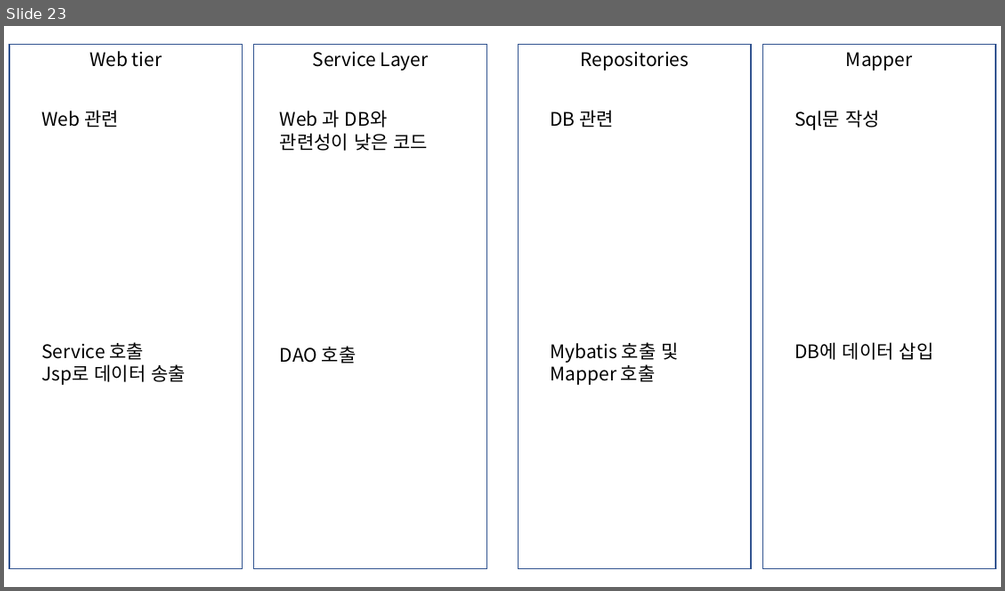
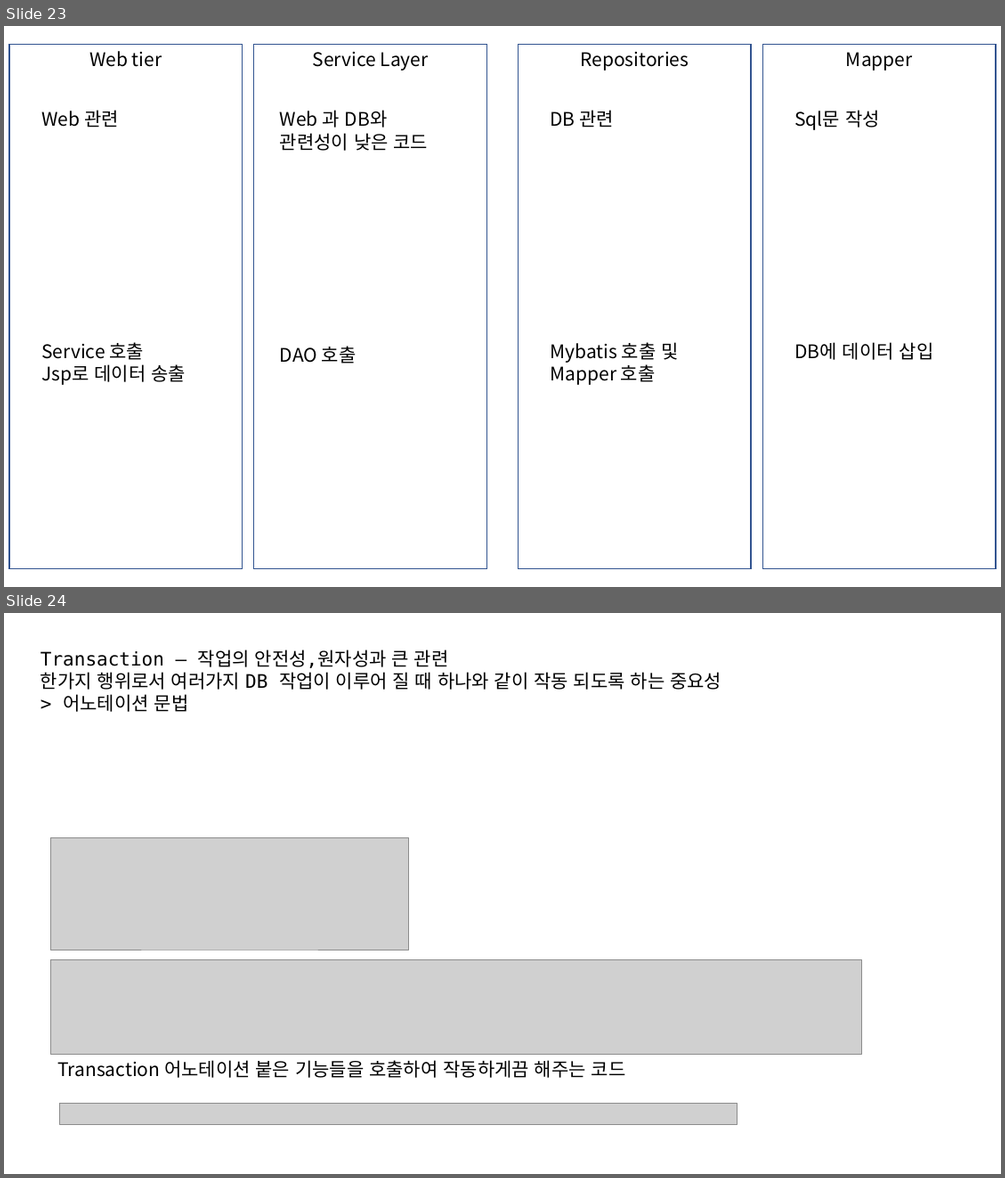
Before and after one commit to HSungJun/AfterSemi, a slide deck: STSWorkspace/Spring.pptx. Shown one above the other, each under a label of ours: slide 23 before the commit, slides 23 and 24 after it. The pictures are 1005x591 and 1005x1178 pixels, drawn with LibreOffice and Linux fonts; fonts in the diff are those of the drawing; grey boxes stand for pictures. Boxes give left, top, right and bottom in pixels: in the first picture for what was removed or moved away, otherwise in the second. Text is boxed around its words. In the diff, an @@ line names an element or a change of style, - is before the commit and + after.

```diff
--- a/STSWorkspace/Spring.pptx
+++ b/STSWorkspace/Spring.pptx
@@ slide 24 added at (4,613,1001,1174), background #FFFFFF @@
@@ text added at (40,649,721,712), 18 pt, text #000000 @@
+Transaction – 작업의 안전성,원자성과 큰 관련
+한가지 행위로서 여러가지 DB 작업이 이루어 질 때 하나와 같이 작동 되도록 하는 중요성
+> 어노테이션 문법
@@ picture added at (50,837,409,949) @@
@@ picture added at (50,960,862,1054) @@
@@ text added at (57,1060,626,1078), 18 pt, text #000000 @@
+Transaction 어노테이션 붙은 기능들을 호출하여 작동하게끔 해주는 코드
@@ picture added at (59,1103,736,1124) @@
```
Also in this commit, not shown: 2 other slides added, 31 other files.
